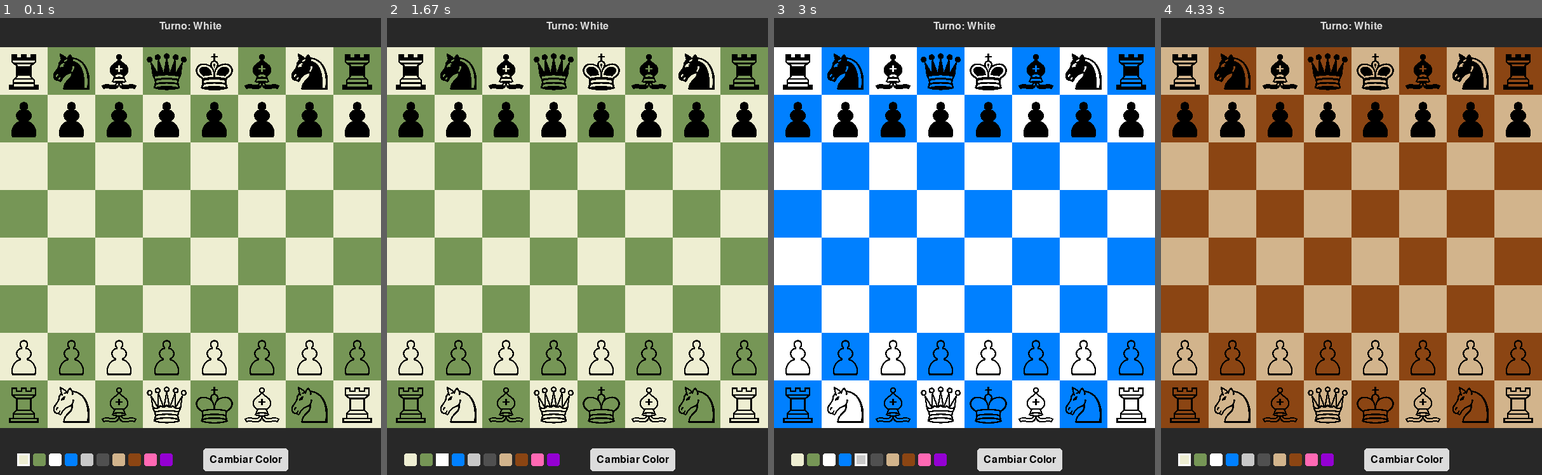
Above: before the commit, frames 1-4 (left to right).
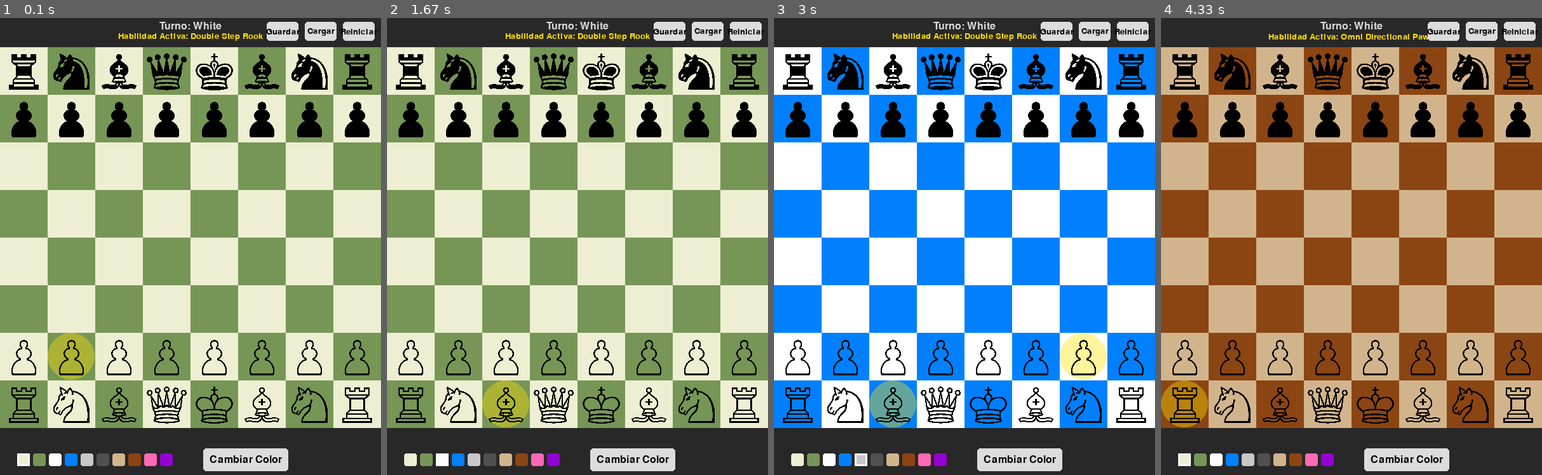
Above: after the commit, the same moments.

Repository: moneda100stud/proyectojuego2025chessmagic
Game: pygame game, started from pygame juego proyecto.py
Same seed, same stepped clock (60 frames per second), same inputs: the game is played once before the commit and once after it.
Inputs (mouse positions are in pixels of both pictures, inside the frame that each line leads up to):
- Up to frame 1 (0.1 s): no input
- Up to frame 2 (1.67 s): click (707, 31) at 0.38 s, where only the run after the commit has a clickable "Cargar"; click (745, 31) at 0.72 s, where only the run after the commit has a clickable "Reiniciar"; click (440, 461) at 1.05 s; click (668, 31) at 1.38 s, where only the run after the commit has a clickable "Guardar"
- Up to frame 3 (3 s): click "Cambiar Color" at 1.72 s; click (812, 461) at 2.05 s; click (861, 461) at 2.38 s; click (1094, 31) at 2.72 s, where only the run after the commit has a clickable "Cargar"
- Up to frame 4 (4.33 s): click (1519, 31) at 3.05 s, where only the run after the commit has a clickable "Reiniciar"; click (1279, 461) at 3.38 s; click "Cambiar Color" at 3.72 s; click (1183, 461) at 4.05 s

The runs differ from the first frame. In frame 1, 2.2% of the frame differs, in the area x 12-99%, y 0-80%; in frame 2, 2.1%; in frame 3, 3.0%, in the area x 25-99%, y 0-90%; in frame 4, 2.1%.

Commit message:
nuevas funciones de sqlite y ademas de agregar archivos nuevos y actualizacion del readme

Diff:
--- /dev/null
+++ b/DESARROLLO_PROYECTO.txt
@@ -0,0 +1,106 @@
+DESARROLLO DEL PROYECTO: AJEDREZ CON HABILIDADES
+================================================
+
+Este documento detalla el estado de desarrollo actual del proyecto "Ajedrez con Habilidades",
+un juego de ajedrez por turnos para dos jugadores locales implementado en Python con la librería Pygame.
+
+
+SECCIÓN 1: CONCEPTO Y OBJETIVO
+------------------------------
+
+El objetivo principal del proyecto es crear una variante estratégica del ajedrez clásico
+introduciendo un sistema de habilidades especiales. Cada turno, una pieza aleatoria del jugador
+activo recibe una habilidad única que puede cambiar drásticamente el curso del juego,
+añadiendo una capa de imprevisibilidad y nuevas tácticas.
+
+
+SECCIÓN 2: CARACTERÍSTICAS IMPLEMENTADAS
+----------------------------------------
+
+El juego se encuentra en una fase funcional, con las siguientes características ya implementadas y operativas:
+
+### 2.1. Motor de Ajedrez Básico
+
+*   **Tablero Funcional:** Se ha implementado un tablero de 8x8 sobre el cual se desarrollan las partidas.
+*   **Movimiento de Piezas Estándar:** Todas las piezas tradicionales (Peón, Torre, Caballo, Alfil, Reina, Rey) se mueven de acuerdo con las reglas estándar del ajedrez.
+*   **Sistema de Turnos:** El juego alterna correctamente entre el jugador de las piezas blancas y el de las negras.
+*   **Lógica de Captura:** Las piezas pueden capturar a las del oponente, eliminándolas del tablero.
+*   **Validación de Movimientos:** El sistema valida si un movimiento es legal para la pieza seleccionada antes de permitirlo.
+
+### 2.2. Reglas Avanzadas de Ajedrez
+
+*   **Detección de Jaque (Check):** El juego es capaz de detectar si un rey está bajo amenaza (en jaque).
+*   **Prevención de Movimientos Ilegales:** Un jugador no puede realizar un movimiento que deje a su propio rey en jaque. El sistema bloquea dichos movimientos.
+
+### 2.3. Sistema de Habilidades Especiales
+
+El núcleo innovador del proyecto ya está en funcionamiento:
+
+*   **Asignación Aleatoria:** Al comienzo de cada turno, el sistema asigna automáticamente una habilidad especial a una pieza aleatoria del jugador actual.
+*   **Habilidades Funcionales:**
+    *   **Omni-Directional Pawn:** Un peón con esta habilidad puede moverse y capturar en cualquiera de las 8 direcciones adyacentes (un solo paso).
+    *   **Double-Step Rook:** Una torre que, tras realizar su primer movimiento, puede moverse una segunda vez de forma inmediata.
+    *   **Area Push Knight:** Un caballo que, al aterrizar en su casilla de destino, empuja a todas las piezas enemigas adyacentes una casilla más lejos. Si una pieza es empujada fuera del tablero, es capturada.
+
+### 2.4. Interfaz de Usuario (UI) y Experiencia de Juego (UX)
+
+Se ha desarrollado una interfaz gráfica que proporciona información clave al jugador:
+
+*   **Barra de Información Superior:** Muestra de forma clara el turno actual (Blancas o Negras) y la habilidad especial que está activa, incluyendo qué tipo de pieza la posee.
+*   **Indicadores Visuales de Habilidad:** La pieza que tiene la habilidad activa se resalta con un aura amarilla, permitiendo al jugador identificarla fácilmente.
+*   **Indicador de Jaque:** Cuando un rey está en jaque, se muestra un aura roja sobre él como advertencia visual.
+*   **Personalización del Tablero:** Se ha añadido una paleta de colores en la parte inferior de la pantalla. El jugador puede seleccionar un par de colores y hacer clic en "Cambiar Color" para personalizar la apariencia del tablero en tiempo real.
+
+
+### 2.5. Persistencia de Datos con SQLite
+
+Se ha integrado una base de datos SQLite para permitir a los jugadores guardar, cargar y reiniciar partidas, mejorando significativamente la experiencia de juego.
+
+*   **Botones en la Interfaz:** Se han añadido botones de "Guardar", "Cargar" y "Reiniciar" en la barra de información superior para un acceso rápido y fácil.
+*   **Guardado de Datos del Juego (Implementado):**
+    *   **Estado del Tablero:** La posición de cada pieza, su color, si se ha movido y qué habilidad especial posee (si la tiene) se almacena en la base de datos.
+    *   **Turno Actual:** El sistema guarda de quién es el turno (`'white'` o `'black'`) para que la partida se reanude exactamente donde se dejó.
+*   **Carga de Datos del Juego (Implementado):** Al cargar, el juego reconstruye el tablero y restaura el turno, permitiendo continuar una partida guardada previamente.
+*   **Reinicio de Partida:** El botón "Reiniciar" permite empezar una nueva partida desde cero en cualquier momento.
+
+#### Aplicación Futura de SQLite
+
+La base de datos actual sienta las bases para futuras expansiones:
+
+*   **Guardado de Configuración (No implementado):** La estructura puede ampliarse para guardar las preferencias del usuario, como los colores del tablero seleccionados, para que se carguen automáticamente al iniciar el juego.
+*   **Datos del Jugador (No implementado):** Se podría crear una nueva tabla para almacenar perfiles de jugadores, incluyendo nombres, estadísticas de victorias/derrotas y un historial de partidas.
+*   **Múltiples Partidas Guardadas (No implementado):** La funcionalidad actual utiliza un único slot de guardado rápido ("quicksave"). En el futuro, se podría implementar un sistema para que los jugadores nombren y gestionen múltiples archivos de guardado.
+
+
+SECCIÓN 3: ESTRUCTURA TÉCNICA
+-----------------------------
+
+El código está organizado de forma modular para facilitar su mantenimiento y expansión:
+
+*   **`pygame juego proyecto.py` (main.py):** Contiene el bucle principal del juego, gestiona los eventos del usuario (clics del ratón) y coordina las actualizaciones y el renderizado.
+*   **`board.py`:** Define la clase `Board`, que gestiona la matriz 8x8 y la posición de todas las piezas.
+*   **`pieces.py`:** Contiene la clase base `Piece` y las clases derivadas para cada tipo de pieza (`Pawn`, `Rook`, etc.). Aquí se define la lógica de movimiento estándar y los efectos de las habilidades.
+*   **`game_logic.py`:** Orquesta las reglas del juego. Gestiona los turnos, la validación de movimientos complejos (como la prevención de jaque) y la asignación de habilidades.
+*   **`database.py`:** Gestiona toda la interacción con la base de datos SQLite, incluyendo la creación de tablas y las funciones para guardar y cargar el estado del juego.
+*   **`ui.py`:** Centraliza todas las funciones de dibujado de la interfaz, como el tablero, las barras de información y los indicadores visuales.
+*   **`config.py`:** Almacena constantes globales como dimensiones de la ventana, colores, rutas a los assets y configuraciones del juego.
+
+
+SECCIÓN 4: LIMITACIONES ACTUALES Y PRÓXIMOS PASOS
+-------------------------------------------------
+
+El proyecto se encuentra en desarrollo activo y tiene las siguientes limitaciones a tener en cuenta:
+
+*   **Condiciones de Fin de Partida:** Aún no se ha implementado la lógica para detectar el Jaque Mate (Checkmate) o el Ahogado (Stalemate). La partida continúa indefinidamente.
+*   **Reglas Especiales Faltantes:** No se han implementado reglas como el enroque (castling), la captura al paso (en passant) o la promoción del peón.
+*   **Modo de Juego:** El juego es exclusivamente para dos jugadores locales. No hay inteligencia artificial (IA) como oponente ni modo multijugador en red.
+
+Los próximos pasos se centrarán en implementar las condiciones de fin de partida y añadir las reglas especiales restantes para completar la experiencia de ajedrez.
+
+
+SECCIÓN 5: VIDEO DE DEMOSTRACIÓN
+--------------------------------
+
+Puedes ver una demostración del funcionamiento actual del juego en el siguiente enlace:
+
+**[ESPACIO RESERVADO PARA EL LINK DEL VIDEO]**
--- a/board.py
+++ b/board.py
@@ -46,3 +46,24 @@
             piece.ability = None
         piece.has_moved = True # Marcar que la pieza ya se ha movido
         piece.calculate_pixel_pos()
+
+    def load_from_state(self, board_state):
+        """Limpia el tablero y lo carga desde una lista de diccionarios."""
+        self.create_board() # Limpia el tablero
+        piece_class_map = {
+            'pawn': Pawn, 'rook': Rook, 'knight': Knight,
+            'bishop': Bishop, 'queen': Queen, 'king': King
+        }
+
+        for r, row_data in enumerate(board_state):
+            for c, piece_data in enumerate(row_data):
+                if piece_data:
+                    piece_type = piece_data['type']
+                    color = piece_data['color']
+
+                    # Crear la instancia de la pieza y colocarla en el tablero
+                    piece_class = piece_class_map[piece_type]
+                    new_piece = piece_class(r, c, color)
+                    new_piece.ability = piece_data['ability']
+                    new_piece.has_moved = piece_data['has_moved']
+                    self.board[r][c] = new_piece
--- /dev/null
+++ b/database.py
@@ -0,0 +1,87 @@
+# Archivo: database.py
+# Descripción: Gestiona la interacción con la base de datos SQLite para
+# guardar y cargar el estado del juego.
+
+import sqlite3
+import json
+
+DB_FILE = "chess_magic.db"
+
+def init_db():
+    """Inicializa la base de datos y crea las tablas si no existen."""
+    conn = sqlite3.connect(DB_FILE)
+    cursor = conn.cursor()
+
+    # Tabla para almacenar partidas guardadas
+    cursor.execute("""
+    CREATE TABLE IF NOT EXISTS saved_games (
+        id INTEGER PRIMARY KEY AUTOINCREMENT,
+        name TEXT NOT NULL UNIQUE,
+        turn TEXT NOT NULL,
+        board_state TEXT NOT NULL,
+        created_at TIMESTAMP DEFAULT CURRENT_TIMESTAMP
+    )
+    """)
+
+    conn.commit()
+    conn.close()
+
+def save_game_state(game_logic, board, save_name="quicksave"):
+    """Guarda el estado actual del tablero y el turno en la base de datos."""
+    conn = sqlite3.connect(DB_FILE)
+    cursor = conn.cursor()
+
+    # Serializar el tablero a un formato de texto (JSON es ideal)
+    board_state = []
+    for row in range(8):
+        row_state = []
+        for col in range(8):
+            piece = board.board[row][col]
+            if piece:
+                piece_data = {
+                    "type": piece.name, # Usamos 'name' que ya tienes ('pawn', 'rook', etc.)
+                    "color": piece.color,
+                    "ability": piece.ability,
+                    "has_moved": piece.has_moved
+                }
+                row_state.append(piece_data)
+            else:
+                row_state.append(None)
+        board_state.append(row_state)
+
+    board_state_json = json.dumps(board_state)
+    turn = game_logic.turn
+
+    # Usar INSERT OR REPLACE para sobrescribir una partida con el mismo nombre (ej. "quicksave")
+    cursor.execute("""
+    INSERT OR REPLACE INTO saved_games (name, turn, board_state)
+    VALUES (?, ?, ?)
+    """, (save_name, turn, board_state_json))
+
+    conn.commit()
+    conn.close()
+    print(f"Partida '{save_name}' guardada correctamente.")
+
+def load_game_state(game_logic, board, save_name="quicksave"):
+    """Carga un estado de juego desde la base de datos y lo aplica al juego."""
+    conn = sqlite3.connect(DB_FILE)
+    cursor = conn.cursor()
+
+    cursor.execute("SELECT turn, board_state FROM saved_games WHERE name = ?", (save_name,))
+    result = cursor.fetchone()
+    conn.close()
+
+    if result:
+        turn, board_state_json = result
+        board_state = json.loads(board_state_json)
+
+        # Aplicar el estado cargado
+        game_logic.turn = turn
+        board.load_from_state(board_state)
+        game_logic.piece_with_ability = None # Resetear habilidad activa
+        game_logic.double_step_rook_moved = None
+        print(f"Partida '{save_name}' cargada correctamente.")
+        return True
+    else:
+        print(f"No se encontró una partida guardada con el nombre '{save_name}'.")
+        return False
--- a/pygame juego proyecto.py
+++ b/pygame juego proyecto.py
@@ -6,9 +6,10 @@
 import pygame
 import sys
 import config
-from ui import draw_board, draw_ui, create_palette_rects, draw_top_bar, draw_change_color_button
+from ui import draw_board, draw_ui, create_palette_rects, draw_top_bar, draw_change_color_button, draw_action_buttons
 from board import Board
 from game_logic import GameLogic
+import database
 
 class Game:
     """Clase principal que encapsula la lógica y el estado del juego."""
@@ -35,9 +36,15 @@
         # UI: Calcula los rectángulos de la paleta una sola vez
         self.swatch_rects = create_palette_rects()
         self.change_color_button_rect = None # Se calculará en el primer render
+        self.action_buttons_rects = {} # Para guardar, cargar, reiniciar
+
+        # Inicializar la base de datos
+        database.init_db()
 
     def run(self):
         """Inicia y mantiene el bucle principal del juego."""
+        self.game_logic.assign_random_ability() # Asignar habilidad al inicio
+
         while self.running:
             self.handle_events()
             self.update()
@@ -67,6 +74,22 @@
                 else: # Si el índice es par (color claro)
                     self.selected_color = config.COLOR_PALETTE[i]
                 return # Termina la función para no procesar el clic en el tablero
+
+        # Comprobar si se hizo clic en los botones de acción (Guardar, Cargar, Reiniciar)
+        if self.action_buttons_rects.get('save') and self.action_buttons_rects['save'].collidepoint(pos):
+            database.save_game_state(self.game_logic, self.board)
+            return
+
+        if self.action_buttons_rects.get('load') and self.action_buttons_rects['load'].collidepoint(pos):
+            if database.load_game_state(self.game_logic, self.board):
+                self.selected_piece = None # Deseleccionar pieza tras cargar
+                # La habilidad se resetea dentro de load_game_state, pero la asignamos al nuevo turno
+                self.game_logic.assign_random_ability()
+            return
+
+        if self.action_buttons_rects.get('reset') and self.action_buttons_rects['reset'].collidepoint(pos):
+            self.reset_game()
+            return
 
         # Comprobar si se hizo clic en el botón "Cambiar Color"
         if self.change_color_button_rect and self.change_color_button_rect.collidepoint(pos):
@@ -125,12 +148,21 @@
         # (A implementar en el futuro)
         pass
 
+    def reset_game(self):
+        """Reinicia el juego a su estado inicial."""
+        print("Reiniciando partida...")
+        self.board = Board()
+        self.game_logic = GameLogic(self.board)
+        self.selected_piece = None
+        self.game_logic.assign_random_ability() # Asignar habilidad para el primer turno
+
     def render(self):
         """Dibuja todos los elementos del juego en la pantalla."""
         self.screen.fill(config.BLACK) # Limpia la pantalla
 
         # Dibuja los componentes de la UI
-        draw_top_bar(self.screen, self.game_logic)
+        # Guardamos los rects de los botones de acción que se dibujan en la barra superior
+        self.action_buttons_rects = draw_top_bar(self.screen, self.game_logic)
         draw_board(self.screen, self.board_colors)
 
         # Dibuja un aviso si el rey del turno actual está en jaque
--- a/ui.py
+++ b/ui.py
@@ -58,6 +58,43 @@
 
     return button_rect
 
+def draw_action_buttons(screen):
+    """Dibuja los botones de acción (Guardar, Cargar, Reiniciar) y devuelve sus rectángulos."""
+    buttons = {}
+    font = pg.font.SysFont(None, config.UI_FONT_SIZE - 4)
+    button_texts = ["Guardar", "Cargar", "Reiniciar"]
+
+    button_width = 50
+    button_height = 30
+    padding = 10
+
+    # Posicionamos los botones en la esquina superior derecha
+    start_x = config.WIDTH - padding
+
+    for i, text in enumerate(reversed(button_texts)): # Dibujar de derecha a izquierda
+        button_x = start_x - (i + 1) * (button_width + padding) + padding
+        button_y = (config.TOP_UI_HEIGHT - button_height) // 2
+
+        rect = pg.Rect(button_x, button_y, button_width, button_height)
+
+        # Dibujar botón
+        pg.draw.rect(screen, config.UI_FONT_COLOR, rect, border_radius=5)
+
+        # Dibujar texto
+        text_surface = font.render(text, True, config.BLACK)
+        text_rect = text_surface.get_rect(center=rect.center)
+        screen.blit(text_surface, text_rect)
+
+        # Guardar el rect del botón con una clave
+        if text == "Guardar":
+            buttons['save'] = rect
+        elif text == "Cargar":
+            buttons['load'] = rect
+        elif text == "Reiniciar":
+            buttons['reset'] = rect
+
+    return buttons
+
 def draw_ui(screen, selected_color, swatch_rects):
     """Dibuja la interfaz de usuario con la paleta de colores."""
     # Fondo de la UI
@@ -88,3 +125,5 @@
         ability_surface = ability_font.render(ability_text, True, config.ABILITY_FONT_COLOR)
         ability_rect = ability_surface.get_rect(center=(config.WIDTH / 2, config.TOP_UI_HEIGHT * 2 / 3))
         screen.blit(ability_surface, ability_rect)
+
+    return draw_action_buttons(screen) # Dibuja los botones y devuelve sus rects
Not shown, changed: README.md
Binary file added: chess_magic.db
Not shown, added: proyectojuego2025chessmagic.code-workspace
